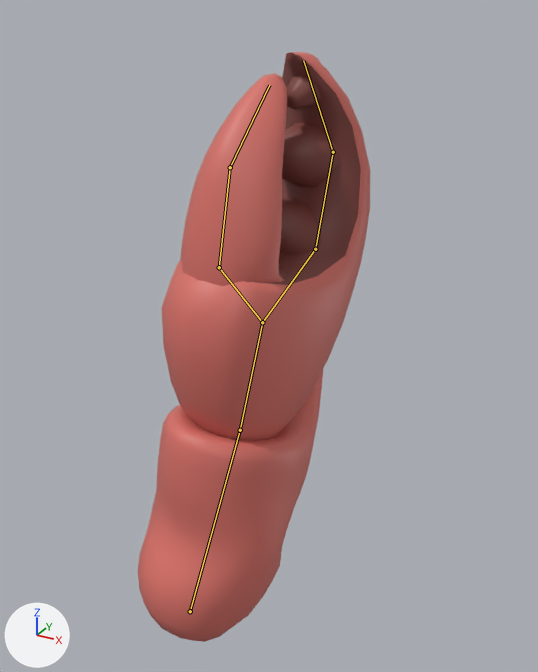
Renders of the FBX model Assets/Eimer_Map/CrabArm_04.fbx from each side of a commit.
Both versions are drawn from a 50 mm lens placed at (0.0042, -0.0316, 0.0348), pointed at (-0.0119, -0.0023, 0.0202). The axes (+X, +Y, +Z) are drawn at lower left. The lights are the same throughout. The picture after the commit comes second. Both versions are drawn at frame 1 of the action 'Armature|Bubbles|BackgroundBubbles|Animation Base Layer'; the numbers are the values there. The bones that change, and the others that lie on the model, are drawn over the model as lines.
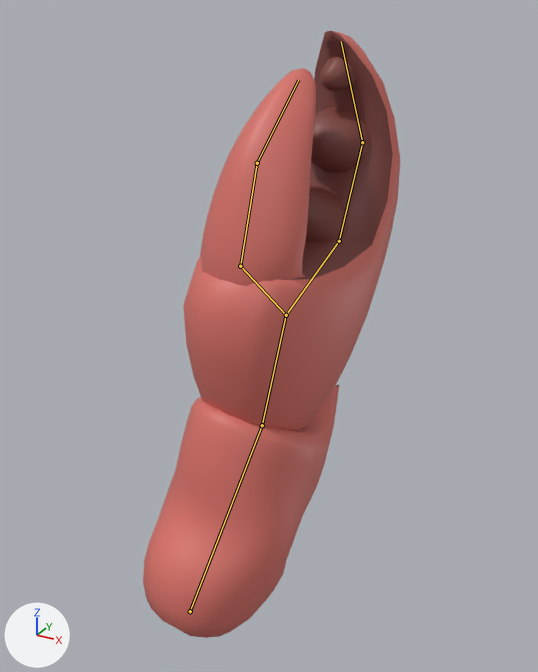
Pixel boxes (x1, y1, x2, y2) of what changed, in the pictures (538 x 672 px):
'Cube.032', posed (11% wider)
    before: (138, 52, 370, 642)
    after: (143, 31, 400, 638)
bone 'Bone', root to tip
    before: (190, 611) to (240, 430)
    after: (190, 611) to (262, 425)
bone 'Bone.001', root to tip
    before: (240, 430) to (262, 322)
    after: (262, 425) to (286, 315)
bone 'Bone.003', root to tip
    before: (315, 249) to (333, 152)
    after: (339, 241) to (362, 142)
bone 'Bone.005', root to tip
    before: (262, 322) to (219, 267)
    after: (286, 315) to (240, 266)
bone 'Bone.006', root to tip
    before: (219, 267) to (230, 167)
    after: (240, 266) to (257, 163)
bone 'Bone.007', root to tip
    before: (230, 167) to (269, 85)
    after: (257, 163) to (298, 80)

What the commit changed:
Bone 'Bone' (bone_bone) turns from (1, 1, -16) to (0, 0, -28) degrees about its own x, y and z.
Bone 'Bone' (bone_bone) is rescaled from (1.0, 1.0, 1.0) to (1.01, 1.01, 1.01).
Bone 'Bone.001' (bone_bone_001) turns from (-1, 0, 4) to (0, 0, 15) degrees about its own x, y and z.
Bone 'Bone.001' (bone_bone_001) is rescaled from (1.0, 1.0, 1.0) to (1.06, 1.06, 1.06).
Bone 'Bone.003' (bone_bone_003) turns from (1, 0, 7) to (0, 0, 1) degrees about its own x, y and z.
Bone 'Bone.005' (bone_bone_005) turns from (-1, 1, -7) to (0, 0, -2) degrees about its own x, y and z.
Bone 'Bone.006' (bone_bone_006) turns from (1, 0, 5) to (0, 0, -3) degrees about its own x, y and z.
Bone 'Bone.007' (bone_bone_007) turns from (0, 0, -4) to (0, 0, -2) degrees about its own x, y and z.
